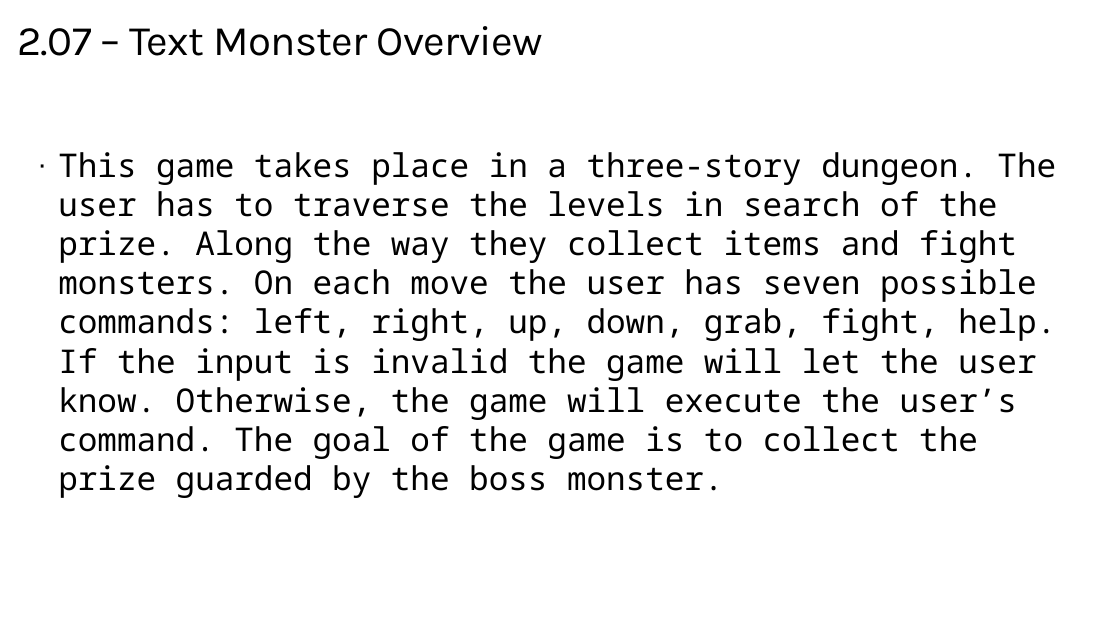
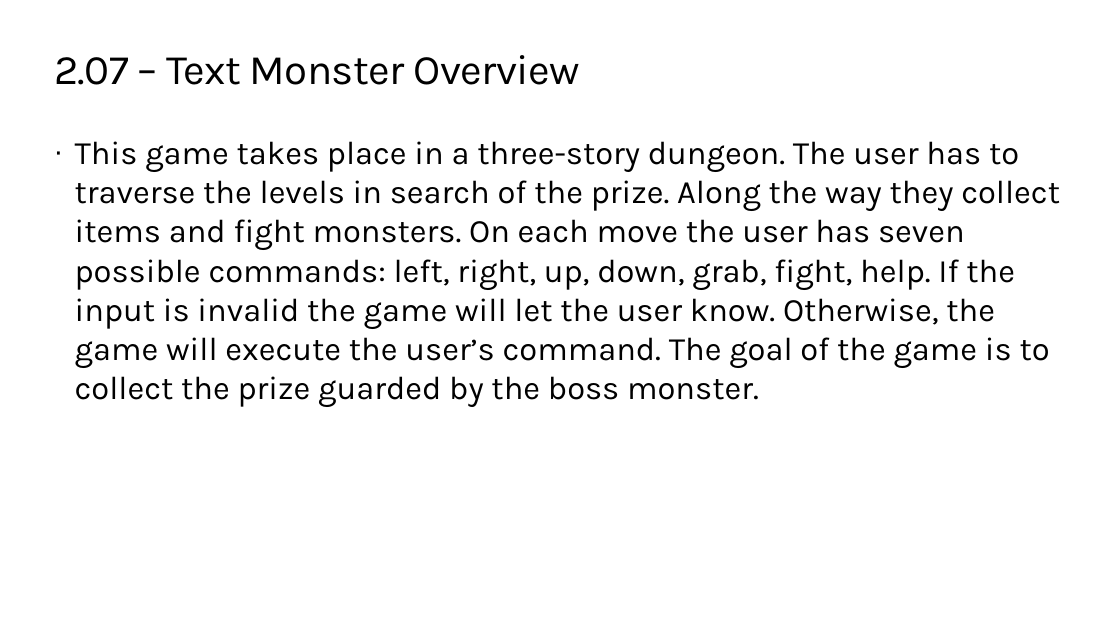
Before and after one commit to TEALSK12/2nd-semester-introduction-to-computer-science, a slide deck: slide 3 of docs/units/2_unit/slidedecks/Intro Python 2.07 TEALS.pptx. Drawn at 1120x630 pixels with LibreOffice and Linux fonts; fonts in the diff are those of the drawing; background and template pictures are left out. Boxes give left, top, right and bottom in pixels: in the first picture for what was removed or moved away, otherwise in the second. Text is boxed around its words. In the diff, an @@ line names an element or a change of style, - is before the commit and + after.

```diff
--- a/docs/units/2_unit/slidedecks/Intro Python 2.07 TEALS.pptx
+++ b/docs/units/2_unit/slidedecks/Intro Python 2.07 TEALS.pptx
@@ title "2.07 – Text Monster Overview": place and size @@
-title "2.07 – Text Monster Overview" at (17,26,543,56)
+title "2.07 – Text Monster Overview" at (54,55,580,85)
@@ text "This game takes place in ...": place and size @@
-text "This game takes place in ..." at (58,152,1056,459)
+text "This game takes place in ..." at (75,141,1060,407)
@@ text "This game takes place in ..." at (75,141,1060,407): font Noto Sans Mono to Karla @@
```
Also in this commit, not shown: 6 other slides changed, 17 other files.
